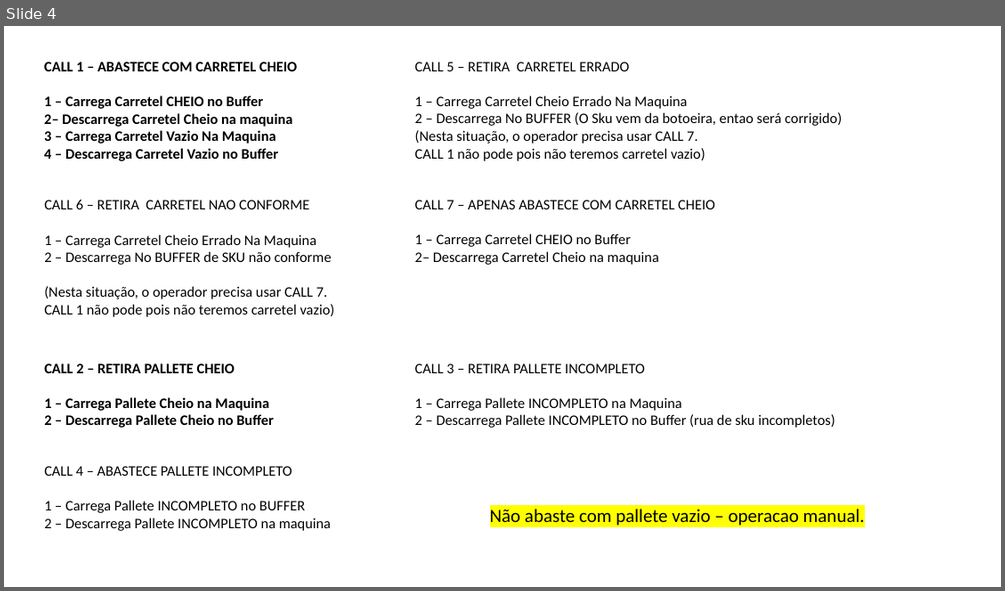
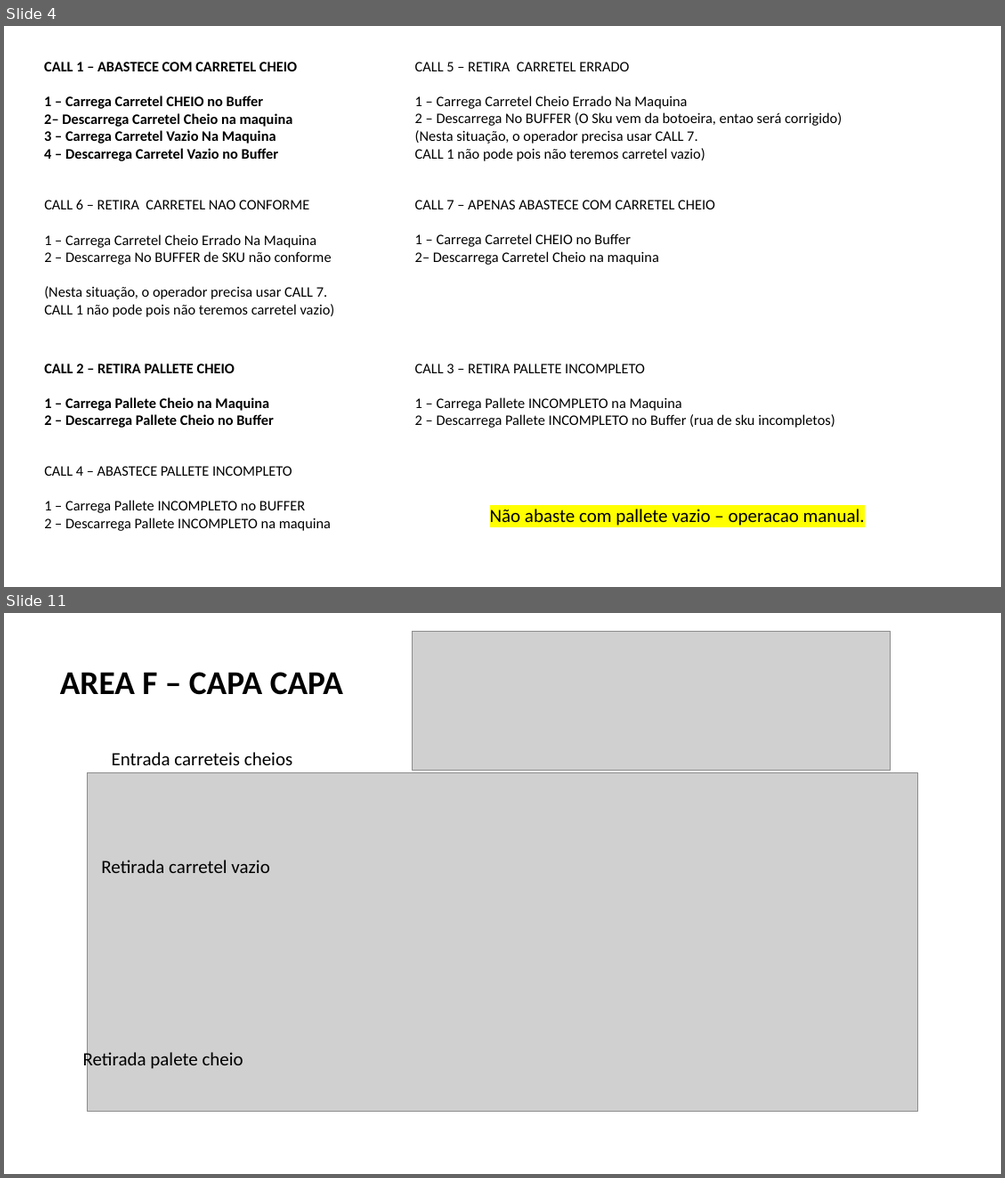
Before and after one commit to fdmartins/tunkers-warehouse-manager, a slide deck: docs/PROCESSO DETALHADO FABIO.pptx. Shown one above the other, each under a label of ours: slide 4 before the commit, slides 4 and 11 after it; the slides between them are not shown. The pictures are 1005x591 and 1005x1178 pixels, drawn with LibreOffice and Linux fonts; fonts in the diff are those of the drawing; grey boxes stand for pictures. Boxes give left, top, right and bottom in pixels: in the first picture for what was removed or moved away, otherwise in the second. Text is boxed around its words. In the diff, an @@ line names an element or a change of style, - is before the commit and + after.

Commit message:
implementado - mas falta testar: - REENROLADOR - SPIDER - BARRICA - CAPA CAPA

```diff
--- a/docs/PROCESSO DETALHADO FABIO.pptx
+++ b/docs/PROCESSO DETALHADO FABIO.pptx
@@ slide 11 added at (4,613,1001,1174), background #FFFFFF @@
@@ picture added at (413,631,890,770) @@
@@ text added at (60,672,343,695), 32 pt, text #000000, bold @@
+AREA F – CAPA CAPA
@@ picture added at (88,772,918,1111) @@
@@ text added at (112,752,292,765), 18 pt, text #000000 @@
+Entrada carreteis cheios
@@ text added at (101,860,269,873), 18 pt, text #000000 @@
+Retirada carretel vazio
@@ text added at (83,1049,243,1070), 18 pt, text #000000 @@
+Retirada palete cheio
```
Also in this commit, not shown: 14 other slides added, 58 other files.
